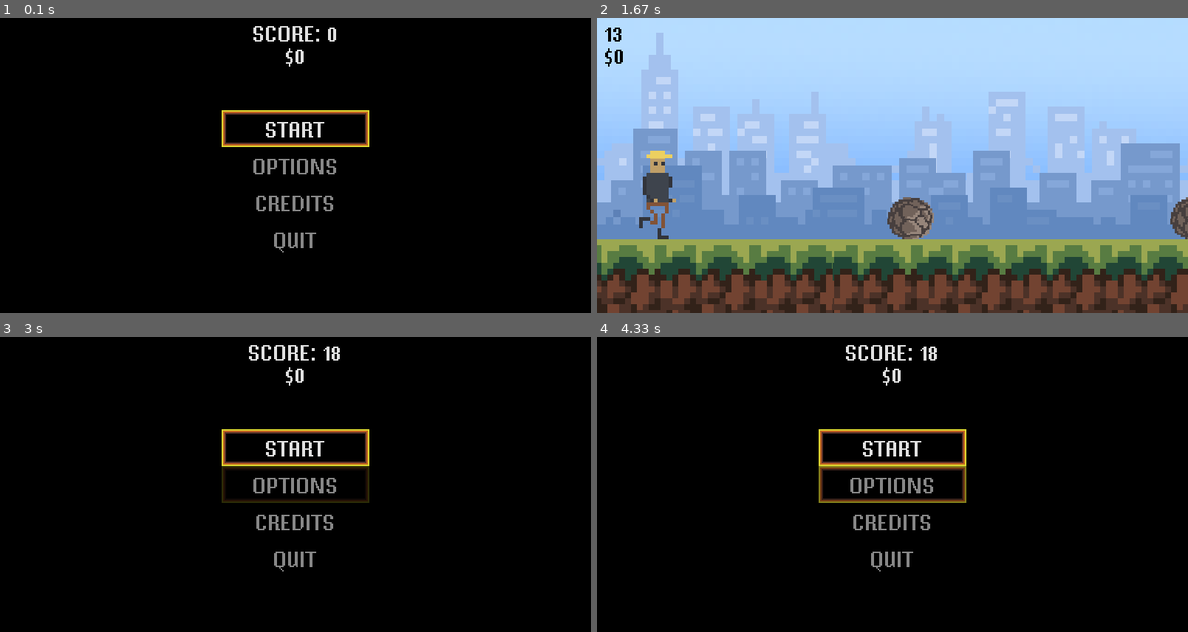
Above: before the commit, frames 1-4 (two rows, left to right).
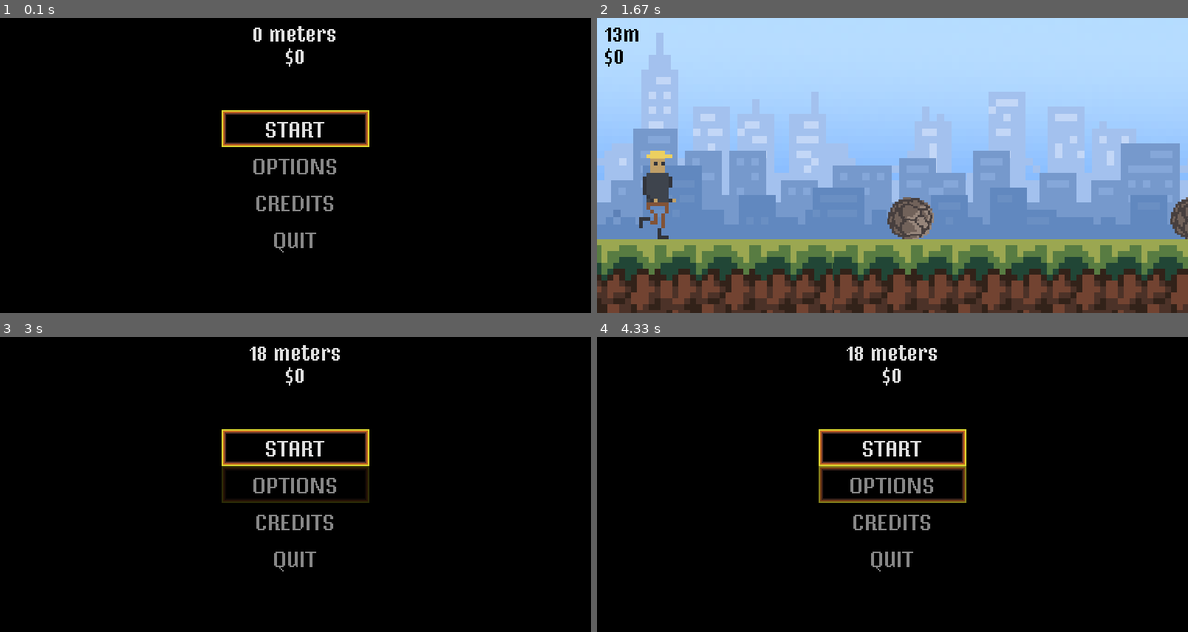
Above: after the commit, the same moments.

Repository: Dan-96/Pygame-Runner
Game: pygame game, started from main.py
Same seed, same stepped clock (60 frames per second), same inputs: the game is played once before the commit and once after it.
Inputs:
- Up to frame 1 (0.1 s): no input
- Up to frame 2 (1.67 s): tap Enter at 0.33 s; hold Up 1.17-1.63 s
- Up to frame 3 (3 s): hold Down 1.67-1.97 s; hold Down 2.4-2.77 s; hold Up from 2.8 s (still down)
- Up to frame 4 (4.33 s): release Up at 3.1 s; hold Down 3.13-3.43 s; hold Up 3.47-3.83 s; hold Down 3.87-4.23 s; hold Up from 4.27 s (still down)

The runs differ from the first frame. In frame 1, 0.3% of the frame differs, in the area x 42-57%, y 2-8%; in frame 2, less than 0.1%; in frame 3, 0.4%, in the area x 42-58%, y 2-8%; in frame 4, 0.4%.

Commit message:
Added sliding to the player movement with intent of adding adequate obstacles in the future.

Diff:
--- a/main.py
+++ b/main.py
@@ -1,4 +1,5 @@
 import random
+
 import time
 
 import pygame
@@ -15,16 +16,26 @@
         super().__init__()
         self.animation_index = 0
         self.player_jump = pygame.image.load('Graphics/Player_jump.png').convert_alpha()
+        self.player_slide = image_scaling('Graphics/Player_slide.png', 125, 55)
         self.image = import_frames('Player_run_', 10)[0]
-        self.rect = self.image.get_rect(midbottom = (80, 300))
+        self.rect = self.image.get_rect(midbottom=(80, 300))
         self.rect.width = self.image.get_width() // 2
-        self.gravity = 2
+        self.gravity = 0
+        self.sliding_cooldown = False
+        self.sliding_time = 0
 
     def player_input(self):
-        keys = pygame.key.get_pressed()
-        if keys[pygame.K_UP] and self.rect.bottom >= 300:
-            if display_score() > 5:
+        if display_score() > 5:
+            keys = pygame.key.get_pressed()
+            if keys[pygame.K_UP] and self.rect.bottom >= 300:
                 self.gravity = -15
+
+            if keys[pygame.K_DOWN] and self.rect.bottom == 300:
+                if not self.sliding_cooldown:
+                    self.image = self.player_slide
+                    self.rect.y += 80
+                    self.sliding_time = pygame.time.get_ticks()
+                    self.sliding_cooldown = True
 
     def apply_gravity(self):
         self.gravity += 1
@@ -37,16 +48,28 @@
             self.image = self.player_jump
 
         else:
-            self.animation_index += speed / 50 # default: 50
+            self.animation_index += speed / 50  # default: 50
             if self.animation_index >= len(import_frames('Player_run_', 10)):
                 self.animation_index = 0
 
             self.image = import_frames('Player_run_', 10)[int(self.animation_index)]
+            self.rect = self.image.get_rect(midbottom=(80, 300))
+            self.rect.width = self.image.get_width() // 2
+
 
     def update(self):
-        self.player_input()
-        self.apply_gravity()
-        self.animation_state()
+        if self.sliding_cooldown:
+            current_time = pygame.time.get_ticks()
+            if current_time - self.sliding_time > 500:
+                self.image = import_frames('Player_run_', 10)[0]
+                self.rect = self.image.get_rect(midbottom=(80, 300))
+                self.rect.width = self.image.get_width() // 2
+                self.sliding_cooldown = False
+
+        else:
+            self.apply_gravity()
+            self.animation_state()
+            self.player_input()
 
 
 class Obstacle(pygame.sprite.Sprite):
@@ -54,7 +77,7 @@
         super().__init__()
         if type == 'bird':
             self.frames = import_frames('Enemy_bird_', 3)
-            self.y_pos = 160
+            self.y_pos = choice([160, 240])
 
         else:
             self.frames = import_frames('Enemy_boulder_', 3)
@@ -74,7 +97,7 @@
         self.image = self.frames[int(self.animation_index)]
 
     def destroy(self):
-        if self.rect.x < -200:
+        if self.rect.x < -300:
             self.kill()
 
     def update(self):
@@ -121,7 +144,7 @@
 
 def display_score():
     current_time = int(round((pygame.time.get_ticks() - start_time) / 100))
-    score_surf = font.render(f'{current_time}', False, 'black')
+    score_surf = font.render(f'{current_time}m', False, 'black')
     score_rect = score_surf.get_rect(midleft = (10, 20))
     screen.blit(score_surf, score_rect)
     return current_time
@@ -194,18 +217,19 @@
 pygame.init()
 WIDTH = 800
 HEIGHT = 400
+FPS = 60
 screen = pygame.display.set_mode((WIDTH, HEIGHT))
 pygame.display.set_caption('Pygame Runner')
 pygame.display.set_icon(pygame.image.load('Graphics/Logo.png'))
 clock = pygame.time.Clock()
 font = pygame.font.Font('Fonts/MP16REG.ttf', 30)
-game_active = False
-options_menu = False
-credits_menu = False
 credits_x, credits_y = 245, 12
 random_speed_x = random.uniform(0.05, 0.2)
 random_speed_y = random.uniform(0.05, 0.2)
 credits_color = (randint(1, 255), randint(1, 255), randint(1, 255))
+game_active = False
+options_menu = False
+credits_menu = False
 menu_position = 125
 start_time = 0
 speed = 10
@@ -275,9 +299,9 @@
 
             if event.type == obstacle_speed:
                 speed += 0.01 # default: 0.01
-                if speed >= 35:
-                    speed = 35
-                print(speed)
+                if speed >= 20:
+                    speed = 20
+                print(round(speed, 2))
 
         elif options_menu:
             if event.type == pygame.KEYDOWN:
@@ -371,12 +395,12 @@
         text_render(f'${int(money)}', 'black', 10, 50, 'midleft')
 
         # Drawing
-        player_group.update()
-        player_group.draw(screen)
         obstacle_group.update()
         obstacle_group.draw(screen)
         coin_group.update()
         coin_group.draw(screen)
+        player_group.update()
+        player_group.draw(screen)
         game_active = not player_collisions(obstacle_group, True)
 
     elif options_menu:
@@ -395,7 +419,7 @@
         text_render('OPTIONS', 'gray60', 400, 200)
         text_render('CREDITS', 'gray60', 400, 250)
         text_render('QUIT', 'gray60', 400, 300)
-        text_render(f'SCORE: {score}', 'white', 400, 20)
+        text_render(f'{score} meters', 'white', 400, 20)
         text_render(f'${money}', 'white', 400, 50)
 
         # Screen update
@@ -403,4 +427,4 @@
         blur(30)
 
     pygame.display.update()
-    clock.tick(60)
+    clock.tick(FPS)
Binary file added: Graphics/Player_slide.png
Binary file added: Graphics/Tree_1.png
